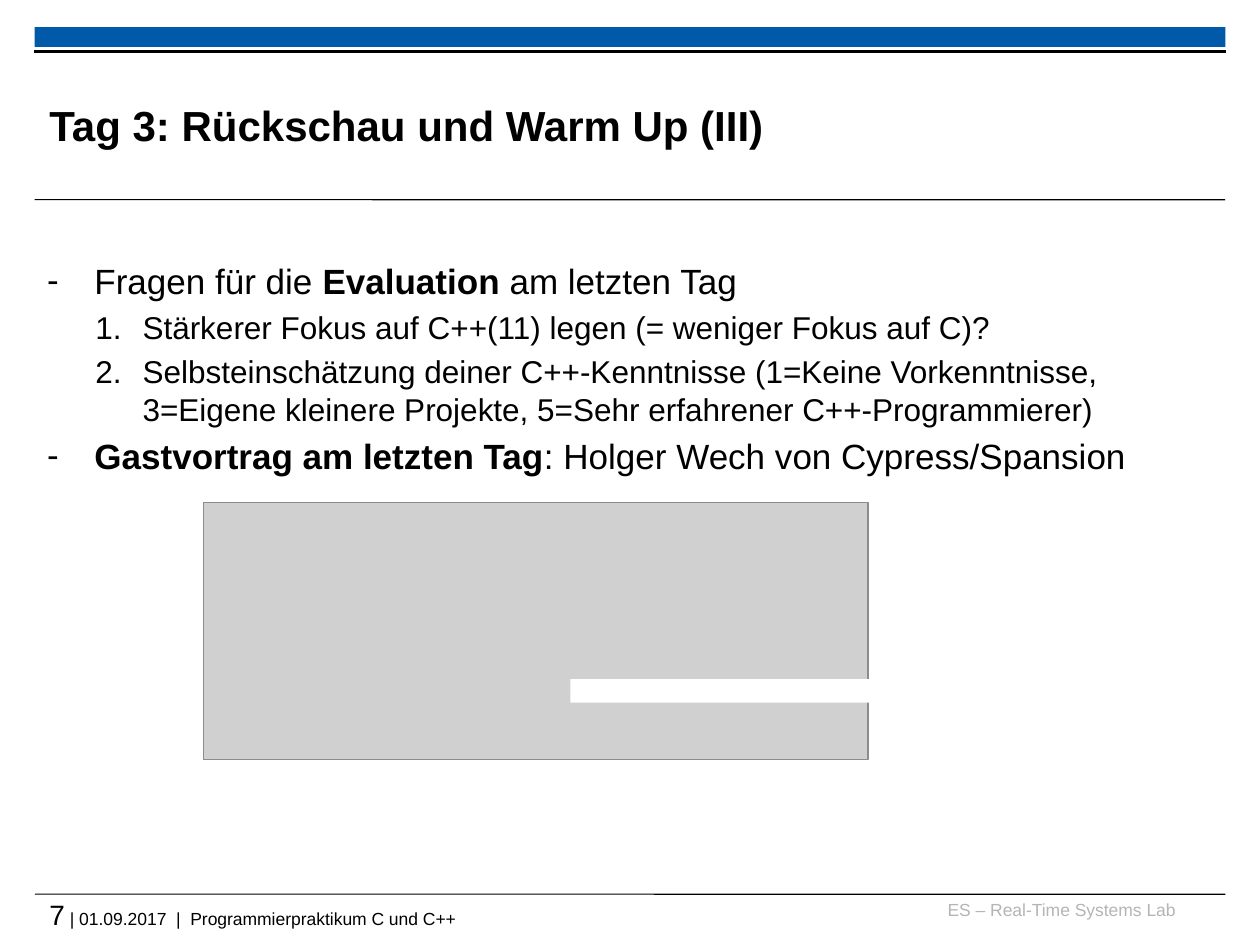
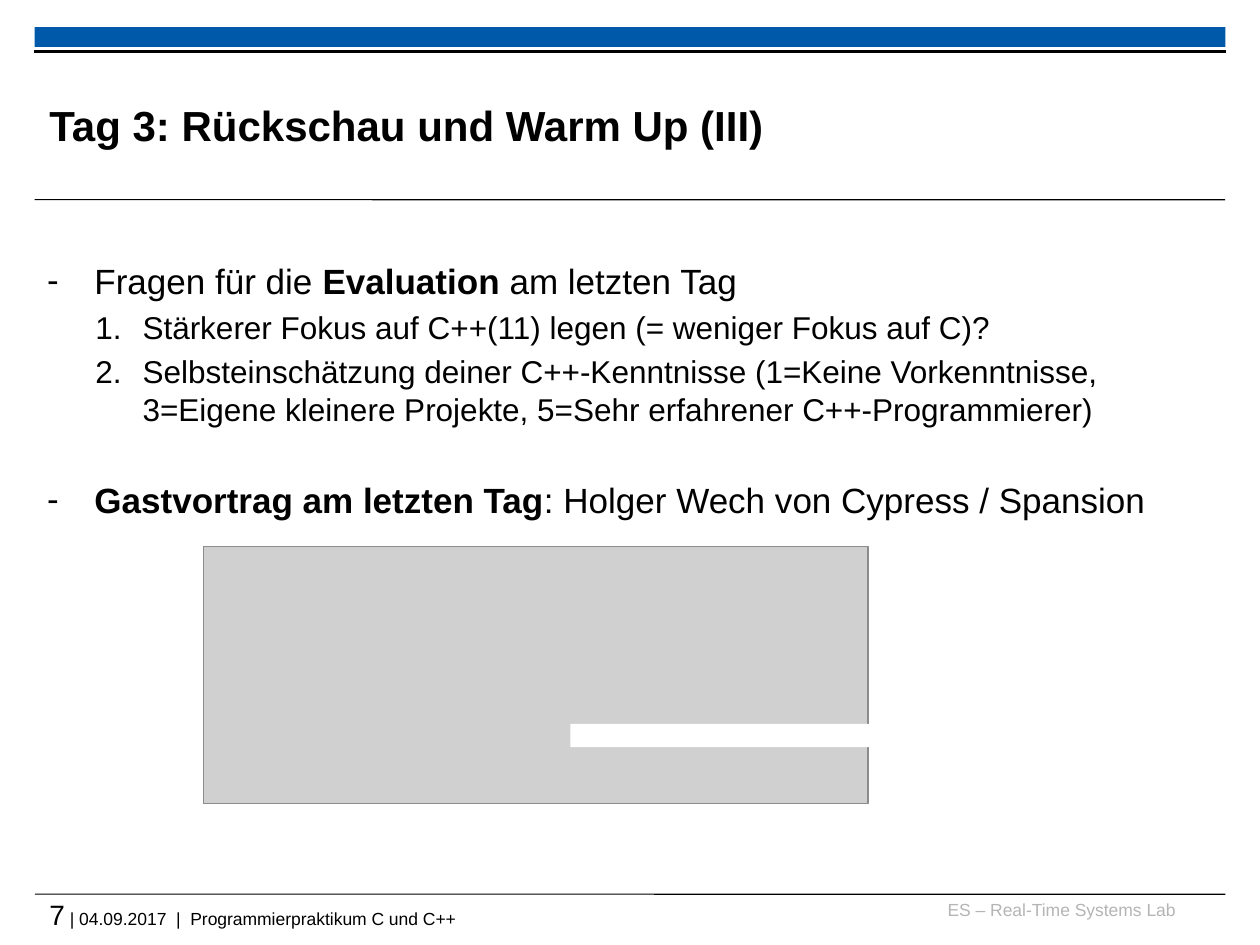
Before and after one commit to h82k/tud-cppp, a slide deck: slide 7 of 2017/recap_and_warmup_slides.pptx. Drawn at 1260x945 pixels with LibreOffice and Linux fonts; fonts in the diff are those of the drawing; grey boxes stand for pictures; background and template pictures are left out. Boxes give left, top, right and bottom in pixels: in the first picture for what was removed or moved away, otherwise in the second. Text is boxed around its words. In the diff, an @@ line names an element or a change of style, - is before the commit and + after.

```diff
--- a/2017/recap_and_warmup_slides.pptx
+++ b/2017/recap_and_warmup_slides.pptx
@@ text at (94,487,1145,520): spaces changed @@
-– Gastvortrag am letzten Tag: Holger Wech von Cypress/Spansion
+– Gastvortrag am letzten Tag: Holger Wech von Cypress / Spansion
@@ picture: place and size @@
-picture at (203,503,868,760)
+picture at (203,547,868,804)
@@ rectangle: place and size @@
-rectangle at (571,679,892,703)
+rectangle at (571,723,892,747)
@@ text at (49,905,456,929): text changed @@
-7 | 01.09.2017 | Programmierpraktikum C und C++
+7 | 04.09.2017 | Programmierpraktikum C und C++
```
Also in this commit, not shown: 3 other slides changed, 1 slide added, 2 other files.
